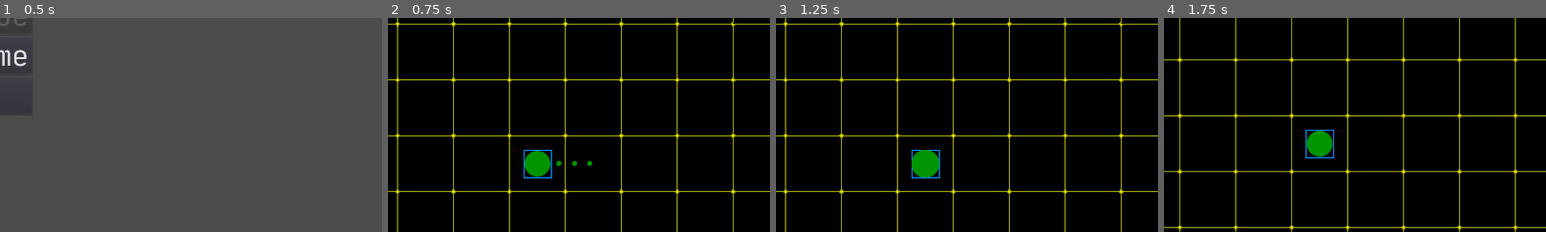
Above: before the commit, frames 1-4 (left to right).
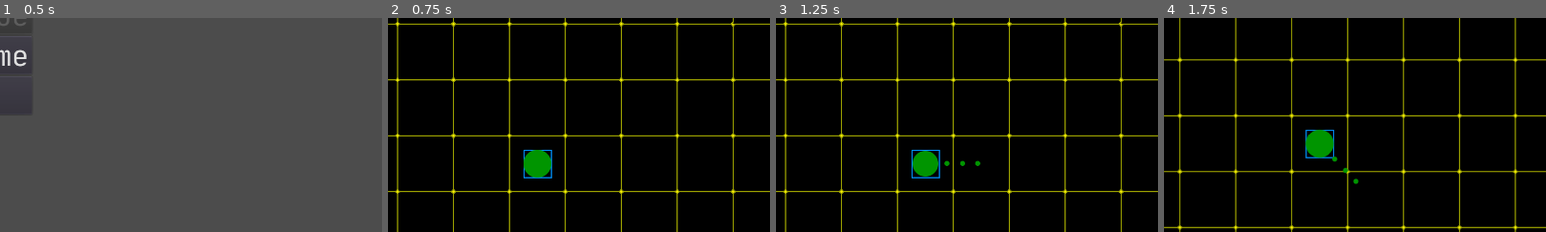
Above: after the commit, the same moments.

Repository: PalPav/Ziea
Game: Godot game, scene res://app/gui/MainMenu.tscn
The game is run twice, just before and just after one commit, with the same random seed, the same clock (stepped at 60 frames per second) and the same inputs.
Inputs:
- Up to frame 1 (0.5 s): no input
- Up to frame 2 (0.75 s): click "New game" at 0.5 s
- Up to frame 3 (1.25 s): no input
- Up to frame 4 (1.75 s): tap Enter at 1.25 s; hold D (player_rotate_right) from 1.28 s (still down); tap F (player_next_weapon) at 1.35 s
The pictures show only the part of the screen within x 23-73%, y 16-66%; the shares and areas given below are measured in that part.

Frame 1 is identical in both runs. In frame 2, 0.3% of the frame differs, in the area x 35-54%, y 61-75%; in frame 3, 0.3%; in frame 4, 0.3%, in the area x 37-51%, y 52-78%.

Commit message:
additional voiceover + level balance fixes

Diff:
--- a/app/GameplayController.tscn
+++ b/app/GameplayController.tscn
@@ -30,7 +30,7 @@
 
 [node name="AmbientAudio" type="AudioStreamPlayer" parent="."]
 stream = ExtResource( 3 )
-volume_db = -10.0
+volume_db = -15.0
 
 [node name="GuiLayer" type="CanvasLayer" parent="."]
 
--- a/app/gears/AbstractGear.gd
+++ b/app/gears/AbstractGear.gd
@@ -20,7 +20,8 @@
 	pass
 
 func addCharge(charge_amount):
-	timer_battery.wait_time += charge_amount
+	timer_battery.wait_time = charge_amount
 
 	if !is_enabled:
+		timer_battery.start()
 		enableGear()
--- a/app/gears/AbstractGear.tscn
+++ b/app/gears/AbstractGear.tscn
@@ -6,7 +6,6 @@
 script = ExtResource( 1 )
 
 [node name="Timer_Battery" type="Timer" parent="."]
-wait_time = 100.0
 one_shot = true
 
 [node name="SFX_Enabled" type="AudioStreamPlayer" parent="."]
--- a/app/gears/BioScanner.gd
+++ b/app/gears/BioScanner.gd
@@ -27,10 +27,10 @@
 			enemy.hideAlive()
 
 
-func enable():
+func enableGear():
 	timer_scan.start()
 
-func disable():
+func disableGear():
 	timer_scan.stop()
 
 	var enemies = get_tree().get_nodes_in_group('enemies')
--- a/app/items/AbstractItem.tscn
+++ b/app/items/AbstractItem.tscn
@@ -14,10 +14,7 @@
 "_edit_group_": true
 }
 
-[node name="Icon" type="Sprite" parent="." groups=[
-"items",
-"player_ref_related",
-]]
+[node name="Icon" type="Sprite" parent="."]
 texture = ExtResource( 2 )
 
 [node name="PickUpRange" type="CollisionShape2D" parent="."]
--- a/app/items/ammo/HandgunAmmo.tscn
+++ b/app/items/ammo/HandgunAmmo.tscn
@@ -2,7 +2,7 @@
 
 [ext_resource path="res://app/items/ammo/AmmoItem.tscn" type="PackedScene" id=1]
 [ext_resource path="res://app/items/ammo/HandgunAmmo.gd" type="Script" id=2]
-[ext_resource path="res://assets/sounds/items/handgun_ammo.wav" type="AudioStream" id=3]
+[ext_resource path="res://assets/sounds/items/shark_hand_hun.wav" type="AudioStream" id=3]
 [ext_resource path="res://assets/sprites/items/handgun_ammo.png" type="Texture" id=4]
 
 [node name="HandgunAmmo" instance=ExtResource( 1 )]
--- a/app/items/ammo/ShotgunAmmo.tscn
+++ b/app/items/ammo/ShotgunAmmo.tscn
@@ -2,7 +2,7 @@
 
 [ext_resource path="res://app/items/ammo/AmmoItem.tscn" type="PackedScene" id=1]
 [ext_resource path="res://app/items/ammo/ShotgunAmmo.gd" type="Script" id=2]
-[ext_resource path="res://assets/sounds/items/shotgun_ammo.wav" type="AudioStream" id=3]
+[ext_resource path="res://assets/sounds/items/shark_shotgun.wav" type="AudioStream" id=3]
 [ext_resource path="res://assets/sprites/items/shotgun_ammo.png" type="Texture" id=4]
 
 [node name="ShotgunAmmo" instance=ExtResource( 1 )]
--- a/app/items/bonus/BonusItem.gd
+++ /dev/null
@@ -1,2 +0,0 @@
-extends AbstractItem
-class_name BonusItem
--- /dev/null
+++ b/app/items/gear/BioScannerItem.gd
@@ -0,0 +1,5 @@
+extends GearItem
+
+func _init():
+	gear_name = "BioScanner"
+	seconds_to_add = 60
--- /dev/null
+++ b/app/items/gear/BioScannerItem.tscn
@@ -0,0 +1,15 @@
+[gd_scene load_steps=5 format=2]
+
+[ext_resource path="res://app/items/gear/GearItem.tscn" type="PackedScene" id=1]
+[ext_resource path="res://app/items/gear/BioScannerItem.gd" type="Script" id=2]
+[ext_resource path="res://assets/sprites/items/scaner_frame_2.png" type="Texture" id=3]
+[ext_resource path="res://assets/sounds/items/shark_bioscanner.wav" type="AudioStream" id=4]
+
+[node name="BioScannerItem" instance=ExtResource( 1 )]
+script = ExtResource( 2 )
+
+[node name="Icon" parent="." index="0"]
+texture = ExtResource( 3 )
+
+[node name="SFX_PickUp" parent="." index="2"]
+stream = ExtResource( 4 )
--- /dev/null
+++ b/app/items/gear/GearItem.gd
@@ -0,0 +1,13 @@
+extends AbstractItem
+class_name GearItem
+
+var gear_name = ''
+var seconds_to_add = 30
+
+func handlePckup(player)->bool:
+	var gear = player.getGears().get_node(gear_name)
+	if !gear:
+		return false
+	gear.addCharge(seconds_to_add)
+
+	return true
--- a/app/items/bonus/BonusItem.tscn
+++ b/app/items/gear/GearItem.tscn
@@ -1,7 +1,7 @@
 [gd_scene load_steps=3 format=2]
 
 [ext_resource path="res://app/items/AbstractItem.tscn" type="PackedScene" id=1]
-[ext_resource path="res://app/items/bonus/BonusItem.gd" type="Script" id=2]
+[ext_resource path="res://app/items/gear/GearItem.gd" type="Script" id=2]
 
-[node name="BonusItem" instance=ExtResource( 1 )]
+[node name="GearItem" instance=ExtResource( 1 )]
 script = ExtResource( 2 )
--- a/app/levels/AbstractLevel.tscn
+++ b/app/levels/AbstractLevel.tscn
@@ -1,8 +1,8 @@
 [gd_scene load_steps=12 format=2]
 
 [ext_resource path="res://app/levels/AbstractLevel.gd" type="Script" id=1]
+[ext_resource path="res://assets/sounds/game/shark_stage_clear.wav" type="AudioStream" id=2]
 [ext_resource path="res://assets/sprites/level/Exit_4.png" type="Texture" id=3]
-[ext_resource path="res://assets/sounds/game/stage_clear_nitka.wav" type="AudioStream" id=4]
 [ext_resource path="res://assets/sprites/level/Exit_locked.png" type="Texture" id=5]
 [ext_resource path="res://assets/sprites/level/Exit_1.png" type="Texture" id=6]
 [ext_resource path="res://assets/sprites/level/Exit_2.png" type="Texture" id=7]
@@ -15,15 +15,15 @@
 
 [sub_resource type="SpriteFrames" id=2]
 animations = [ {
+"frames": [ ExtResource( 7 ), ExtResource( 8 ), ExtResource( 3 ) ],
+"loop": true,
+"name": "welcome",
+"speed": 2.0
+}, {
 "frames": [ ExtResource( 5 ), ExtResource( 6 ) ],
 "loop": true,
 "name": "no_way",
 "speed": 1.0
-}, {
-"frames": [ ExtResource( 7 ), ExtResource( 8 ), ExtResource( 3 ) ],
-"loop": true,
-"name": "welcome",
-"speed": 2.0
 } ]
 
 [node name="AbstractLevel" type="Node"]
@@ -57,5 +57,5 @@
 playing = true
 
 [node name="SFX_StageClear" type="AudioStreamPlayer" parent="."]
-stream = ExtResource( 4 )
+stream = ExtResource( 2 )
 [connection signal="body_entered" from="Exit" to="." method="_on_Exit_body_entered"]
--- a/app/levels/Level_001.tscn
+++ b/app/levels/Level_001.tscn
@@ -14,11 +14,9 @@
 
 [node name="HandgunAmmo" parent="Items" index="0" instance=ExtResource( 6 )]
 position = Vector2( 451.828, 147.625 )
-input_pickable = false
 
 [node name="ShotgunAmmo" parent="Items" index="1" instance=ExtResource( 5 )]
 position = Vector2( 1053.6, 952.817 )
-input_pickable = false
 
 [node name="Enemy" parent="Enemies" index="0" instance=ExtResource( 3 )]
 position = Vector2( 1349.69, 451.082 )
--- a/app/levels/Level_002.tscn
+++ b/app/levels/Level_002.tscn
@@ -14,35 +14,24 @@
 
 [node name="HandgunAmmo2" parent="Items" index="0" instance=ExtResource( 3 )]
 position = Vector2( 54.7184, 346.938 )
-input_pickable = false
 
 [node name="HandgunAmmo4" parent="Items" index="1" instance=ExtResource( 3 )]
-position = Vector2( 1255.75, -649.808 )
-input_pickable = false
+position = Vector2( 550.955, -751.256 )
 
 [node name="HandgunAmmo5" parent="Items" index="2" instance=ExtResource( 3 )]
 position = Vector2( 252.856, -652.328 )
-input_pickable = false
 
 [node name="HandgunAmmo3" parent="Items" index="3" instance=ExtResource( 3 )]
 position = Vector2( 755.135, 452.45 )
-input_pickable = false
 
 [node name="ShotgunAmmo" parent="Items" index="4" instance=ExtResource( 5 )]
 position = Vector2( 1451.63, 747.712 )
-input_pickable = false
 
 [node name="ShotgunAmmo2" parent="Items" index="5" instance=ExtResource( 5 )]
 position = Vector2( 53.0465, -44.7458 )
-input_pickable = false
 
-[node name="ShotgunAmmo3" parent="Items" index="6" instance=ExtResource( 5 )]
-position = Vector2( 551.42, -751.897 )
-input_pickable = false
-
-[node name="ShotgunAmmo4" parent="Items" index="7" instance=ExtResource( 5 )]
+[node name="ShotgunAmmo4" parent="Items" index="6" instance=ExtResource( 5 )]
 position = Vector2( 953.261, -749.652 )
-input_pickable = false
 
 [node name="Enemy" parent="Enemies" index="0" instance=ExtResource( 2 )]
 position = Vector2( 848.529, 755.947 )
@@ -112,3 +101,6 @@
 
 [node name="Exit" parent="." index="3"]
 rotation = -3.14159
+
+[node name="Animation" parent="Exit" index="1"]
+frame = 1
--- a/app/levels/Level_003.tscn
+++ b/app/levels/Level_003.tscn
@@ -14,15 +14,12 @@
 
 [node name="HandgunAmmo2" parent="Items" index="0" instance=ExtResource( 4 )]
 position = Vector2( 444.802, 949.245 )
-input_pickable = false
 
 [node name="HandgunAmmo3" parent="Items" index="1" instance=ExtResource( 4 )]
-position = Vector2( 1250.9, 950.601 )
-input_pickable = false
+position = Vector2( 50.1493, -54.3801 )
 
 [node name="ShotgunAmmo" parent="Items" index="2" instance=ExtResource( 2 )]
 position = Vector2( -344.831, 1154.77 )
-input_pickable = false
 
 [node name="Enemy_001" parent="Enemies" index="0" instance=ExtResource( 1 )]
 position = Vector2( -345.081, 549.528 )
--- a/app/levels/Level_004.tscn
+++ b/app/levels/Level_004.tscn
@@ -1,10 +1,11 @@
-[gd_scene load_steps=6 format=2]
+[gd_scene load_steps=7 format=2]
 
 [ext_resource path="res://app/levels/AbstractLevel.tscn" type="PackedScene" id=1]
 [ext_resource path="res://app/enemy/Enemy.tscn" type="PackedScene" id=2]
 [ext_resource path="res://app/items/ammo/HandgunAmmo.tscn" type="PackedScene" id=3]
 [ext_resource path="res://app/items/ammo/ShotgunAmmo.tscn" type="PackedScene" id=4]
 [ext_resource path="res://app/levels/Level_005.tscn" type="PackedScene" id=5]
+[ext_resource path="res://app/items/gear/BioScannerItem.tscn" type="PackedScene" id=6]
 
 [node name="Level_004" instance=ExtResource( 1 )]
 next_level = ExtResource( 5 )
@@ -14,50 +15,42 @@
 
 [node name="HandgunAmmo" parent="Items" index="0" instance=ExtResource( 3 )]
 position = Vector2( 162.963, 151.118 )
-input_pickable = false
 
 [node name="HandgunAmmo3" parent="Items" index="1" instance=ExtResource( 3 )]
 position = Vector2( 156.969, 345.898 )
-input_pickable = false
 
 [node name="HandgunAmmo4" parent="Items" index="2" instance=ExtResource( 3 )]
 position = Vector2( 648.414, 142.128 )
-input_pickable = false
 
 [node name="HandgunAmmo5" parent="Items" index="3" instance=ExtResource( 3 )]
 position = Vector2( 1244.74, 139.132 )
-input_pickable = false
 
 [node name="HandgunAmmo7" parent="Items" index="4" instance=ExtResource( 3 )]
 position = Vector2( 984.035, 1044.11 )
-input_pickable = false
 
 [node name="HandgunAmmo8" parent="Items" index="5" instance=ExtResource( 3 )]
 position = Vector2( 159.966, 1148.99 )
-input_pickable = false
 
 [node name="HandgunAmmo6" parent="Items" index="6" instance=ExtResource( 3 )]
 position = Vector2( 1247.74, 546.672 )
-input_pickable = false
 
 [node name="HandgunAmmo10" parent="Items" index="7" instance=ExtResource( 3 )]
 position = Vector2( 1945.95, 1241.89 )
-input_pickable = false
 
 [node name="ShotgunAmmo" parent="Items" index="8" instance=ExtResource( 4 )]
 position = Vector2( 157.623, 546.231 )
-input_pickable = false
 
 [node name="ShotgunAmmo2" parent="Items" index="9" instance=ExtResource( 4 )]
 position = Vector2( 451.288, 145.779 )
-input_pickable = false
 
 [node name="ShotgunAmmo3" parent="Items" index="10" instance=ExtResource( 4 )]
 position = Vector2( 241.525, 957.862 )
-input_pickable = false
 
 [node name="ShotgunAmmo4" parent="Items" index="11" instance=ExtResource( 4 )]
 position = Vector2( 1341.28, 1146.65 )
+
+[node name="BioScannerItem" parent="Items" index="12" instance=ExtResource( 6 )]
+position = Vector2( 351.731, 145.971 )
 input_pickable = false
 
 [node name="Enemy" parent="Enemies" index="0" instance=ExtResource( 2 )]
--- a/app/levels/Level_005.tscn
+++ b/app/levels/Level_005.tscn
@@ -1,9 +1,10 @@
-[gd_scene load_steps=5 format=2]
+[gd_scene load_steps=6 format=2]
 
 [ext_resource path="res://app/levels/AbstractLevel.tscn" type="PackedScene" id=1]
 [ext_resource path="res://app/enemy/Enemy.tscn" type="PackedScene" id=2]
 [ext_resource path="res://app/items/ammo/HandgunAmmo.tscn" type="PackedScene" id=3]
 [ext_resource path="res://app/items/ammo/ShotgunAmmo.tscn" type="PackedScene" id=4]
+[ext_resource path="res://app/items/gear/BioScannerItem.tscn" type="PackedScene" id=5]
 
 [node name="Level_005" instance=ExtResource( 1 )]
 
@@ -13,99 +14,78 @@
 
 [node name="HandgunAmmo" parent="Items" index="0" instance=ExtResource( 3 )]
 position = Vector2( 1650.76, 447.9 )
-input_pickable = false
 
 [node name="HandgunAmmo2" parent="Items" index="1" instance=ExtResource( 3 )]
 position = Vector2( 2053.42, 153.43 )
-input_pickable = false
 
 [node name="HandgunAmmo3" parent="Items" index="2" instance=ExtResource( 3 )]
 position = Vector2( 2149.69, 649.487 )
-input_pickable = false
 
 [node name="HandgunAmmo4" parent="Items" index="3" instance=ExtResource( 3 )]
 position = Vector2( 2449.55, 951.868 )
-input_pickable = false
 
 [node name="HandgunAmmo6" parent="Items" index="4" instance=ExtResource( 3 )]
 position = Vector2( 3044.23, 347.106 )
-input_pickable = false
 
 [node name="HandgunAmmo7" parent="Items" index="5" instance=ExtResource( 3 )]
 position = Vector2( 2351.28, 1556.63 )
-input_pickable = false
 
 [node name="HandgunAmmo8" parent="Items" index="6" instance=ExtResource( 3 )]
 position = Vector2( 1256, 2352.56 )
-input_pickable = false
 
 [node name="HandgunAmmo9" parent="Items" index="7" instance=ExtResource( 3 )]
 position = Vector2( 3053.64, 2345.09 )
-input_pickable = false
 
 [node name="HandgunAmmo10" parent="Items" index="8" instance=ExtResource( 3 )]
 position = Vector2( 2646.01, 2846.46 )
-input_pickable = false
 
 [node name="HandgunAmmo14" parent="Items" index="9" instance=ExtResource( 3 )]
 position = Vector2( 2648.84, 2744.63 )
-input_pickable = false
 
 [node name="HandgunAmmo11" parent="Items" index="10" instance=ExtResource( 3 )]
 position = Vector2( 1350.43, 1945.26 )
-input_pickable = false
 
 [node name="HandgunAmmo12" parent="Items" index="11" instance=ExtResource( 3 )]
 position = Vector2( 555.676, 3149.23 )
-input_pickable = false
 
 [node name="HandgunAmmo13" parent="Items" index="12" instance=ExtResource( 3 )]
 position = Vector2( 152.12, 2344.75 )
-input_pickable = false
 
 [node name="ShotgunAmmo" parent="Items" index="13" instance=ExtResource( 4 )]
 position = Vector2( 1046.76, 649.9 )
-input_pickable = false
 
 [node name="ShotgunAmmo2" parent="Items" index="14" instance=ExtResource( 4 )]
 position = Vector2( 659.166, 1053.39 )
-input_pickable = false
 
 [node name="ShotgunAmmo3" parent="Items" index="15" instance=ExtResource( 4 )]
 position = Vector2( 246.76, 453.9 )
-input_pickable = false
 
 [node name="ShotgunAmmo4" parent="Items" index="16" instance=ExtResource( 4 )]
 position = Vector2( 349.197, 656.12 )
-input_pickable = false
 
 [node name="ShotgunAmmo5" parent="Items" index="17" instance=ExtResource( 4 )]
 position = Vector2( 560.76, 859.9 )
-input_pickable = false
 
 [node name="ShotgunAmmo6" parent="Items" index="18" instance=ExtResource( 4 )]
 position = Vector2( 858.102, 1552.86 )
-input_pickable = false
 
 [node name="ShotgunAmmo7" parent="Items" index="19" instance=ExtResource( 4 )]
 position = Vector2( 1552.92, 953.782 )
-input_pickable = false
 
 [node name="ShotgunAmmo9" parent="Items" index="20" instance=ExtResource( 4 )]
 position = Vector2( 147.074, 3349.53 )
-input_pickable = false
 
 [node name="ShotgunAmmo10" parent="Items" index="21" instance=ExtResource( 4 )]
 position = Vector2( 1744.87, 3243.64 )
-input_pickable = false
 
 [node name="ShotgunAmmo11" parent="Items" index="22" instance=ExtResource( 4 )]
 position = Vector2( 1445.06, 3235.16 )
-input_pickable = false
 
 [node name="ShotgunAmmo8" parent="Items" index="23" instance=ExtResource( 4 )]
 position = Vector2( 1849.65, 1953.23 )
-input_pickable = false
+
+[node name="BioScannerItem" parent="Items" index="24" instance=ExtResource( 5 )]
+position = Vector2( 746.648, 648.492 )
 
 [node name="Enemy" parent="Enemies" index="0" instance=ExtResource( 2 )]
 position = Vector2( 1045.05, 147.213 )
@@ -346,6 +326,3 @@
 
 [node name="Enemy19" parent="Enemies" index="79" instance=ExtResource( 2 )]
 position = Vector2( 1020.36, 766.812 )
-
-[node name="Animation" parent="Exit" index="1"]
-frame = 1
--- a/app/player/Player.gd
+++ b/app/player/Player.gd
@@ -13,6 +13,7 @@
 var rotation_dir = 0
 
 onready var weapons 			= $Weapons
+onready var gears				= $Gears
 onready var weapon_change_timer = $WeaponChangeTimer
 onready var sfx_weapon_swap 	= $SFX_WeaponSwap
 
@@ -56,6 +57,7 @@
 	rotation += rotation_dir * rotation_speed * delta
 	velocity = move_and_slide(velocity)
 
+### WEAPON REGION BEGIN ###
 func shoot():
 	var weapon = getCurrnetWeapon()
 	if (weapon.has_method('shoot')):
@@ -76,11 +78,14 @@
 		"in_bandolier":1
 	}
 
+func getWeapons():
+	return weapons
+
 func getCurrnetWeapon():
 	return weapons.get_child(0)
 
 func changeCurrentWeapon():
-	if (is_changing_weapon):
+	if (is_changing_weapon || !getCurrnetWeapon().is_ammo_ready):
 		return
 
 	var weapons_pool_count = weapons.get_child_count()
@@ -103,6 +108,8 @@
 	is_changing_weapon = false
 	current_weapon.show()
 	EventBus.emit_signal("weapon_changed",current_weapon.getWeaponState())
+
+### WEAPON REGION END ###
 
 func take_hit(incoming_damage):
 	current_health -= int(incoming_damage)
@@ -131,9 +138,6 @@
 	if (current_health <= 0):
 		current_health = max_health
 
-func getWeapons():
-	return weapons
-
 func saveState(save_data: Dictionary):
 	save_data["player"] = {
 		"current_health" : self.current_health
@@ -144,3 +148,8 @@
 	yield(get_tree(),"idle_frame")
 	resurect()
 	EventBus.emit_signal("weapon_changed",getCurrnetWeapon().getWeaponState())
+
+### GEAR REGION BEGIN ###
+func getGears():
+	return gears
+### GEAR REGION END ###
--- a/app/player/Player.tscn
+++ b/app/player/Player.tscn
@@ -50,7 +50,6 @@
 [node name="Body" type="AnimatedSprite" parent="."]
 frames = SubResource( 2 )
 animation = "Idle"
-frame = 2
 playing = true
 
 [node name="Dead" type="Sprite" parent="."]
@@ -58,7 +57,6 @@
 [node name="Direction" type="AnimatedSprite" parent="."]
 frames = SubResource( 3 )
 animation = "Idle"
-frame = 1
 playing = true
 offset = Vector2( 65, -0.5 )
 
--- a/project.godot
+++ b/project.godot
@@ -35,9 +35,9 @@
 "path": "res://app/items/ammo/AmmoItem.gd"
 }, {
 "base": "AbstractItem",
-"class": "BonusItem",
+"class": "GearItem",
 "language": "GDScript",
-"path": "res://app/items/bonus/BonusItem.gd"
+"path": "res://app/items/gear/GearItem.gd"
 }, {
 "base": "KinematicBody2D",
 "class": "Player",
@@ -50,7 +50,7 @@
 "AbstractLevel": "",
 "AbstractWeapon": "",
 "AmmoItem": "",
-"BonusItem": "",
+"GearItem": "",
 "Player": ""
 }
 
Not shown, added: assets/sounds/game/shark_stage_clear.wav
Not shown, added: assets/sounds/items/bioscanner_item.wav
Not shown, added: assets/sounds/items/shark_bioscanner.wav
Not shown, added: assets/sounds/items/shark_hand_hun.wav
Not shown, added: assets/sounds/items/shark_shotgun.wav
